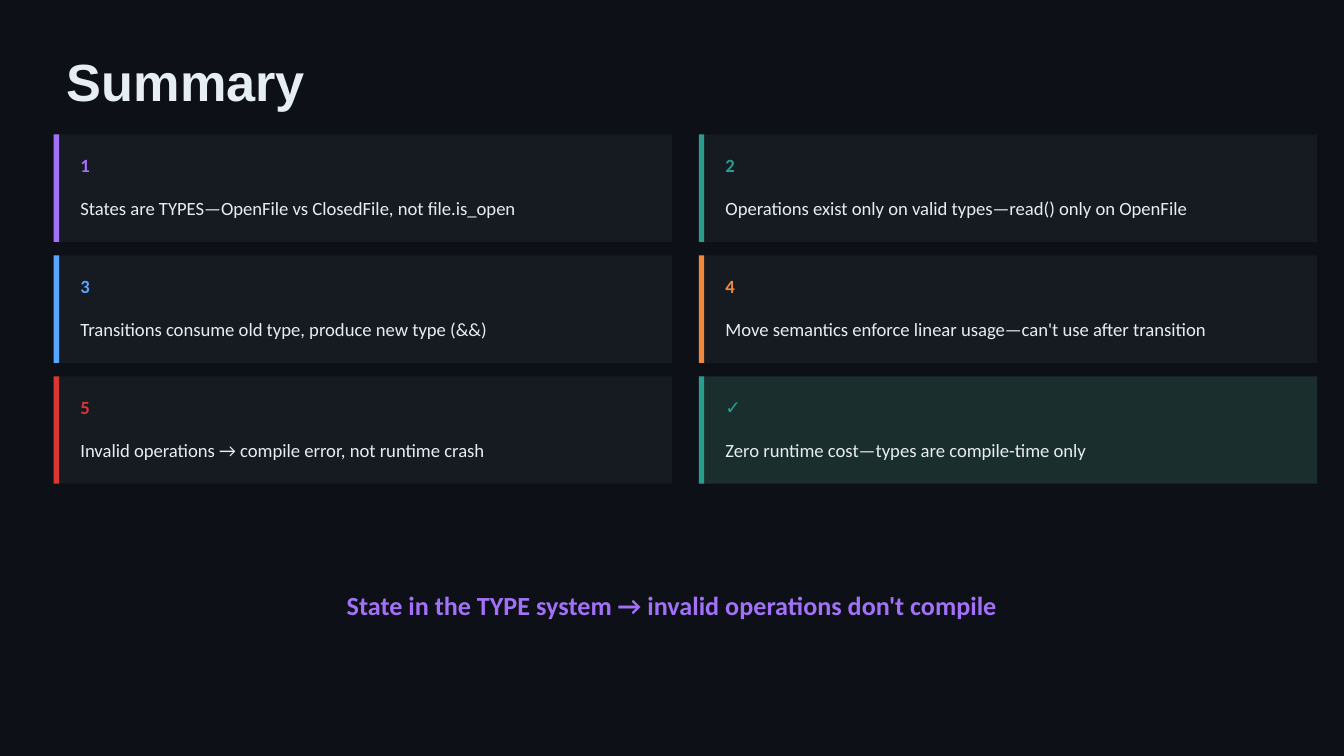
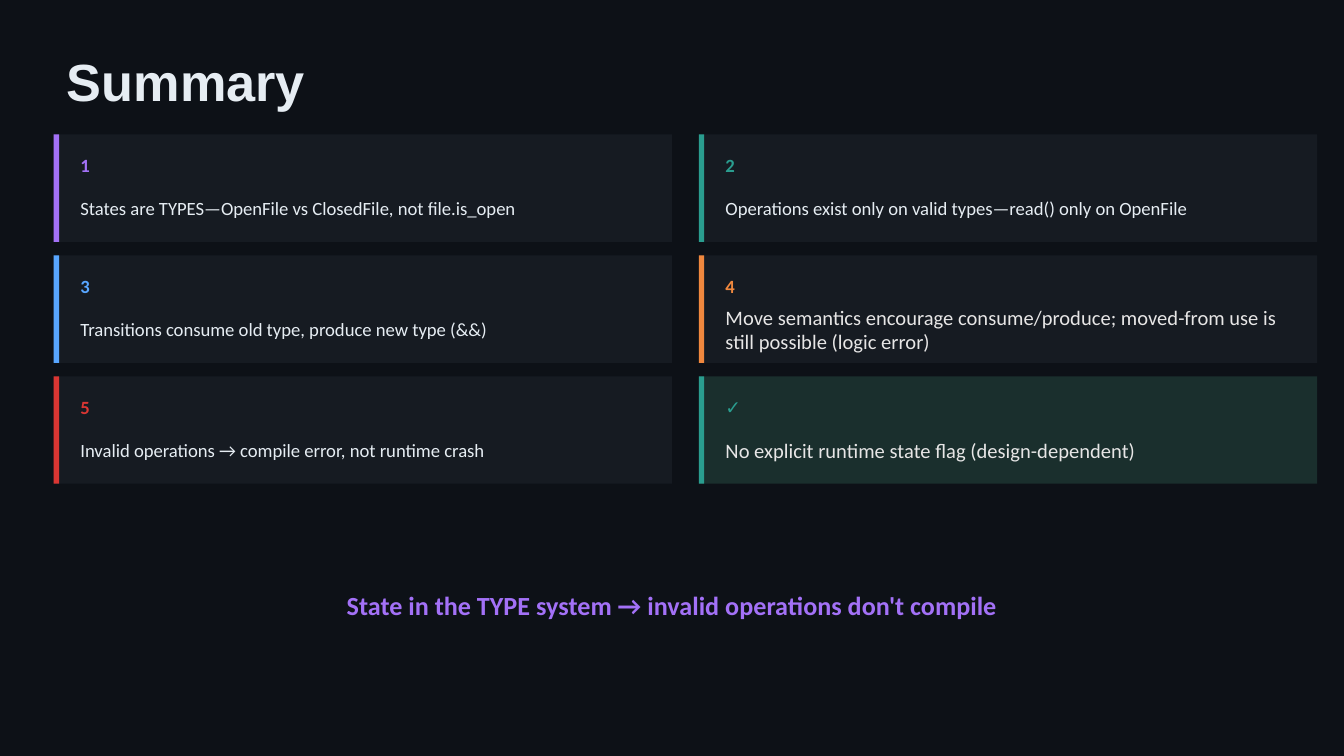
Before and after one commit to schroedermatthew/FatP, a slide deck: slide 7 of Teaching/Compile Time Errrors/problem_session_4_type_state_pattern.pptx. Drawn at 1344x756 pixels with LibreOffice and Linux fonts; fonts in the diff are those of the drawing. Boxes give left, top, right and bottom in pixels: in the first picture for what was removed or moved away, otherwise in the second. Text is boxed around its words. In the diff, an @@ line names an element or a change of style, - is before the commit and + after.

Commit message:
Updated lessons on compile time errors. Added tensor flow wrapper

```diff
--- a/Teaching/Compile Time Errrors/problem_session_4_type_state_pattern.pptx
+++ b/Teaching/Compile Time Errrors/problem_session_4_type_state_pattern.pptx
@@ text at bbox=[725, 310, 1276, 353]: text changed; size 10 to 11 pt; text colour #E6EDF3 to #E7E6E6 @@
-Move semantics enforce linear usage—can't use after transition
+Move semantics encourage consume/produce; moved-from use is still possible (logic error)
@@ text at bbox=[725, 443, 1134, 462]: text changed; size 10 to 11 pt; text colour #E6EDF3 to #E7E6E6 @@
-Zero runtime cost—types are compile-time only
+No explicit runtime state flag (design-dependent)
```
Also in this commit, not shown: 2 other slides changed, 48 other files.
